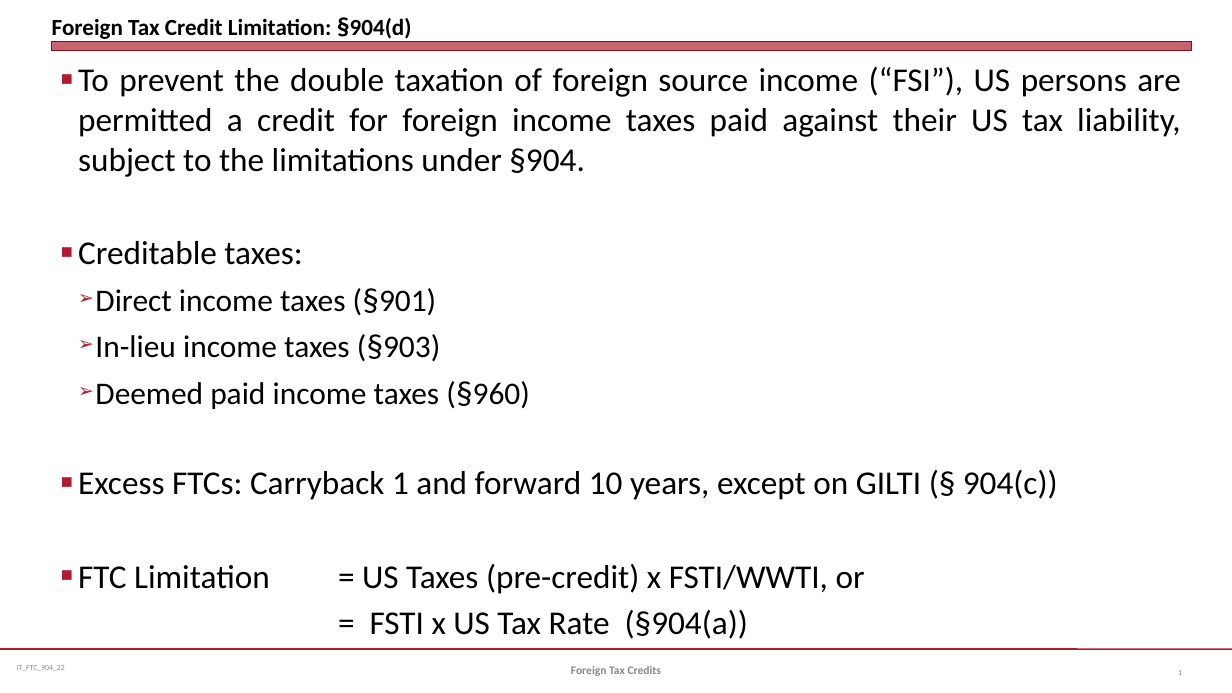
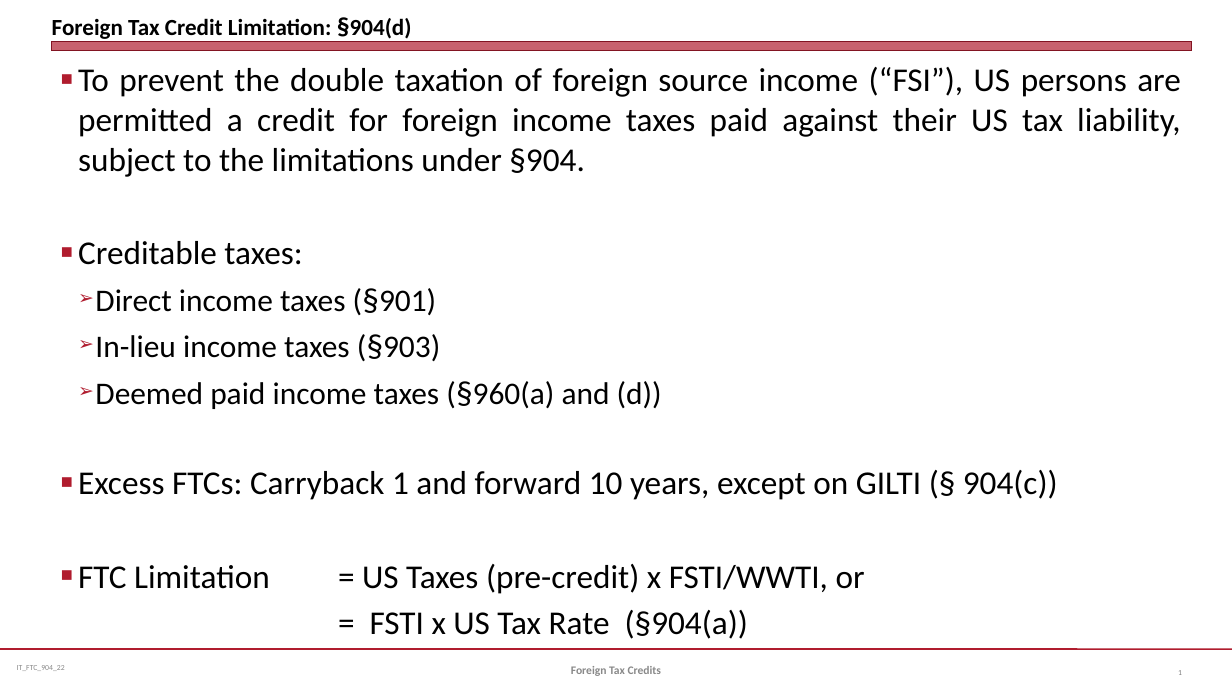
Before and after one commit to jmc877/International-Tax, a slide deck: slide 1 of slides/IT_FTC_904_22_partial.pptx. Drawn at 1232x693 pixels with LibreOffice and Linux fonts; fonts in the diff are those of the drawing. Boxes give left, top, right and bottom in pixels: in the first picture for what was removed or moved away, otherwise in the second. Text is boxed around its words. In the diff, an @@ line names an element or a change of style, - is before the commit and + after.

```diff
--- a/slides/IT_FTC_904_22_partial.pptx
+++ b/slides/IT_FTC_904_22_partial.pptx
@@ text at (95, 381, 662, 409): text changed @@
-  ➢ Deemed paid income taxes (§960)
+  ➢ Deemed paid income taxes (§960(a) and (d))
```
Also in this commit, not shown: 1 other slide changed, 2 other files.
